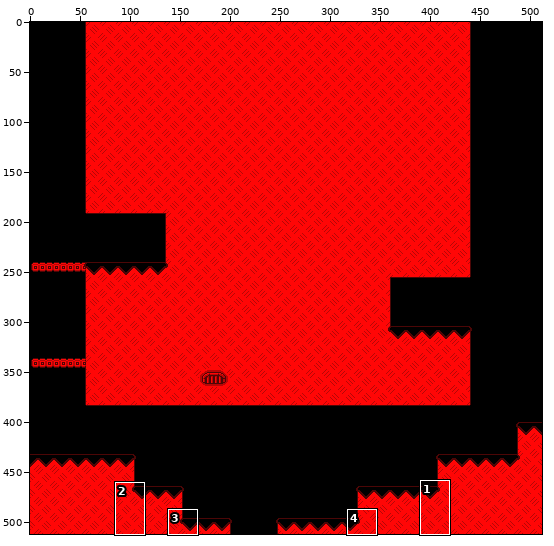
Two states of a sprite sheet, assets/images/Stages/Level-1/Main-1/Main/Level-1-Main-1-Main-3.png. Above, an overview of the earlier version with the close-up marked.
Close-up. Before:
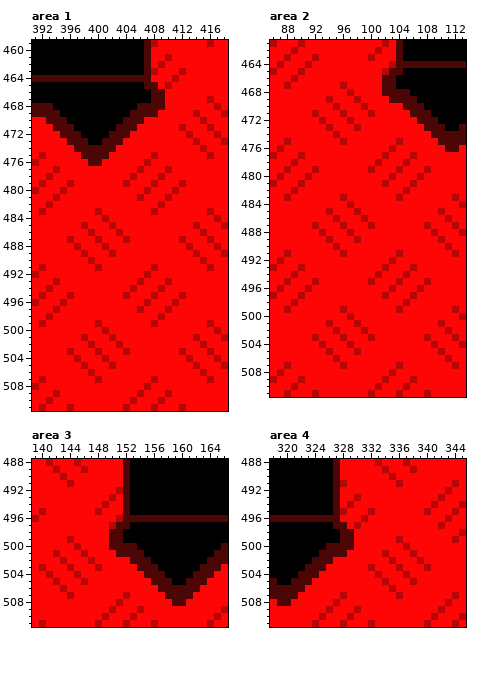
The file is 512x512 pixels. Shown: area 1: x 391..418, y 459..511; area 2: x 86..113, y 461..511; area 3: x 139..166, y 488..511; area 4: x 318..345, y 488..511.
After the commit:
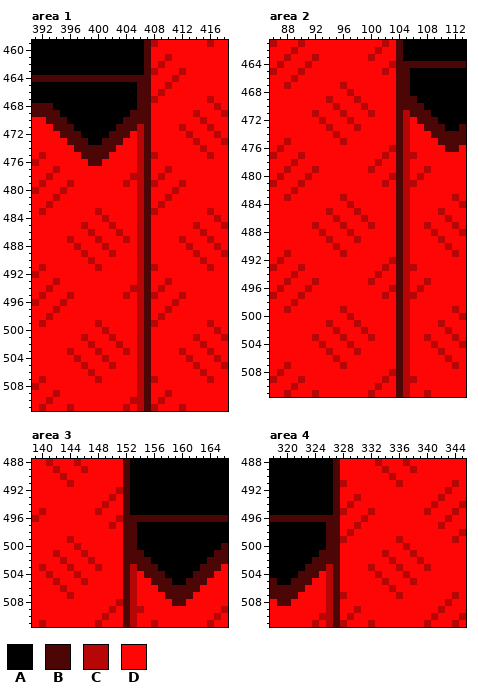
Palette (. is transparent): A #000000  B #4c0606  C #b60606  D #ff0606
Diff:
Area 1:
Colour A becomes colour B in row 465 at x 406; in rows 466 to 467 at x 406 to 407.
Colour C becomes colour B in row 476 at x 407; in row 480 at x 407; in row 492 at x 407; in row 496 at x 407; in row 508 at x 407.
Colour D becomes colour B in rows 470 to 475 at x 407; in rows 477 to 479 at x 407; in rows 481 to 491 at x 407; in rows 493 to 495 at x 407; in rows 497 to 507 at x 407; in rows 509 to 511 at x 407.
Colour B becomes colour C in row 466 at x 409; in row 467 at x 408.
Colour D becomes colour C in rows 471 to 476 at x 406; in rows 478 to 480 at x 406; in rows 482 to 492 at x 406; in rows 494 to 496 at x 406; in rows 498 to 508 at x 406; in rows 510 to 511 at x 406.
Colour B becomes colour D in rows 465 to 466 at x 408; in row 467 at x 409; in row 468 at x 408 to 409; in row 469 at x 408.
Area 2:
Colour A becomes colour B in row 465 at x 105; in rows 466 to 467 at x 104 to 105.
Colour C becomes colour B in row 475 at x 104; in row 479 at x 104; in row 483 at x 104; in row 491 at x 104; in row 495 at x 104; in row 499 at x 104.
Colour C becomes colour B in row 507 at x 104; in row 511 at x 104.
Colour D becomes colour B in rows 470 to 474 at x 104; in rows 476 to 478 at x 104; in rows 480 to 482 at x 104; in rows 484 to 490 at x 104; in rows 492 to 494 at x 104; in rows 496 to 498 at x 104.
Colour D becomes colour B in rows 500 to 506 at x 104; in rows 508 to 510 at x 104.
Colour D becomes colour C in rows 471 to 477 at x 105; in rows 479 to 481 at x 105; in rows 483 to 493 at x 105; in rows 495 to 497 at x 105; in rows 499 to 509 at x 105; in row 511 at x 105.
Colour B becomes colour D in row 465 at x 103; in rows 466 to 468 at x 102 to 103; in row 469 at x 103.
Area 3:
Colour A becomes colour B in row 497 at x 153; in rows 498 to 499 at x 152 to 153.
Colour C becomes colour B in row 507 at x 152; in row 511 at x 152.
Colour D becomes colour B in rows 502 to 506 at x 152; in rows 508 to 510 at x 152.
Colour D becomes colour C in rows 503 to 509 at x 153; in row 511 at x 153.
Colour B becomes colour D in row 497 at x 151; in rows 498 to 500 at x 150 to 151; in row 501 at x 151.
Area 4:
Colour A becomes colour B in row 497 at x 326; in rows 498 to 499 at x 326 to 327.
Colour C becomes colour B in row 508 at x 327.
Colour D becomes colour B in rows 502 to 507 at x 327; in rows 509 to 511 at x 327.
Colour B becomes colour C in row 498 at x 329; in row 499 at x 328.
Colour D becomes colour C in rows 503 to 508 at x 326; in rows 510 to 511 at x 326.
Colour B becomes colour D in rows 497 to 498 at x 328; in row 499 at x 329; in row 500 at x 328 to 329; in row 501 at x 328.
Boxes around the changes in both close-ups, in picture pixels (x1, y1, x2, y2):
changed: (137, 82, 165, 411)
changed: (382, 68, 410, 397)
changed: (109, 522, 137, 627)
changed: (326, 522, 354, 627)
